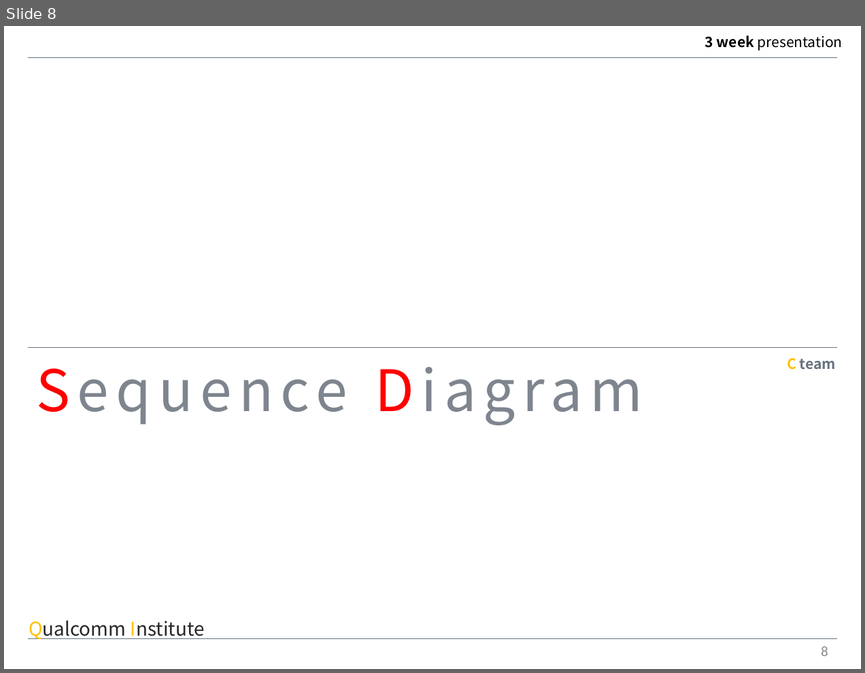
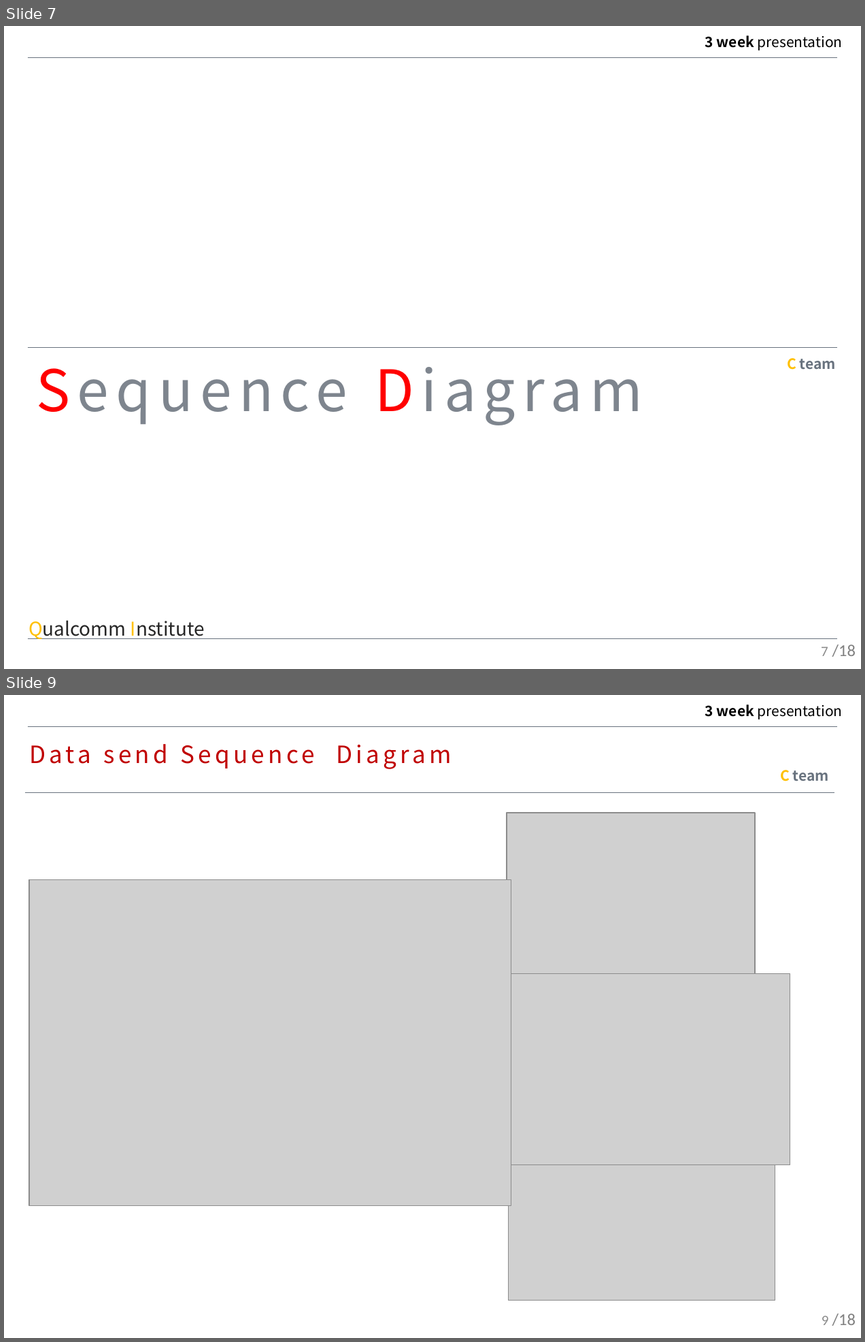
Before and after one commit to MAENGSOOHOON/summer2017IoT, a slide deck: 3week/ppt/3week.pptx. Shown one above the other, each under a label of ours: slide 8 before the commit, slides 7 and 9 after it; the slides between them are not shown. The pictures are 865x673 and 865x1342 pixels, drawn with LibreOffice and Linux fonts; fonts in the diff are those of the drawing; grey boxes stand for pictures. Boxes give left, top, right and bottom in pixels: in the first picture for what was removed or moved away, otherwise in the second. Text is boxed around its words. In the diff, an @@ line names an element or a change of style, - is before the commit and + after.

```diff
--- a/3week/ppt/3week.pptx
+++ b/3week/ppt/3week.pptx
@@ slide 9 added at (4, 695, 861, 1338), background #FFFFFF; not listed: 2 template elements that a slide beside it also shows @@
@@ text added at (29, 744, 451, 769), 20 pt, text #C00000 @@
+Data send Sequence Diagram
@@ text added at (780, 770, 829, 781), 12 pt, text #68727E, bold @@
+C team
@@ line added from (24, 793) to (834, 793), #68727E 0.25 pt @@
@@ picture added at (507, 813, 755, 974) @@
@@ picture added at (30, 879, 512, 1205) @@
@@ picture added at (508, 974, 791, 1164) @@
@@ picture added at (508, 1164, 774, 1300) @@
@@ page number added at (821, 1315, 829, 1325), 12 pt, text #8C8C8C @@
+9
@@ text added at (832, 1313, 855, 1325), 14 pt, text #808080 @@
+/18
@@ what was slide 8 is now slide 7 @@
@@ slide 7 changed as well @@
@@ page number at (821, 646, 828, 656): text changed @@
-8
+7
@@ text added at (832, 644, 855, 656), 14 pt, text #808080 @@
+/18
```
Also in this commit, not shown: 6 other slides changed, 10 other slides added, 5 slides removed, 2 other files.
